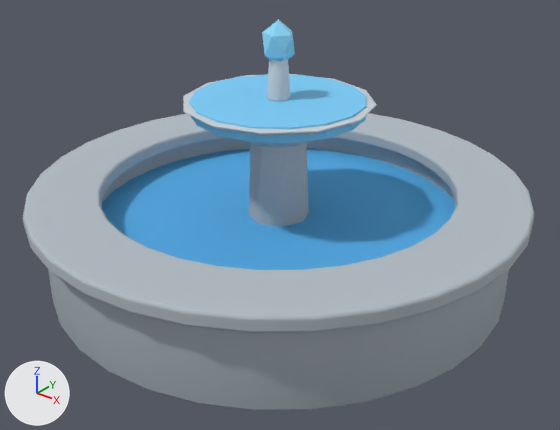
A saved change to the glTF model modelos/parque/piezas/fuente.glb.
One viewpoint serves both versions: a camera (50 mm lens) standing at (2.91, -3.63, 2.66) and looking at (0.11, -0.13, 0.49). Arrows for +X, +Y and +Z are at lower left; the lights stay in place. The picture after the commit comes second.

The first picture shows 'fuente'.
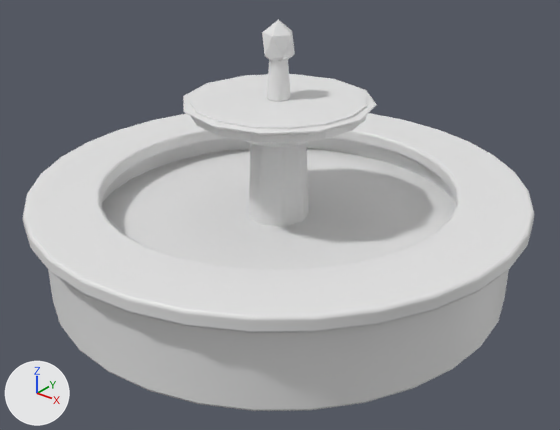
Changed parts and their boxes (x1, y1, x2, y2) in the pictures (560 x 430 px):
'fuente', recoloured (lighter)
    both: (23, 19, 535, 411)

Edits to the bpy script that builds the scene:
```text
Change me_fuente:
    where me_fuente.from_pydata(...)  # 1212 vertices, 2396 faces; spans x -1.6..1.6, y -1.6..1.6, z 0.0..1.69
    remove me_fuente.materials.append(mat_parque)
```
